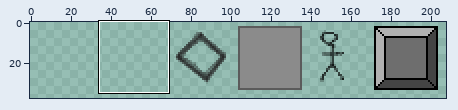
A sprite sheet gets an edit: core/assets/main.png. The first picture is a wide view before the edit; the outline marks the close-up.
Close-up. Old version:
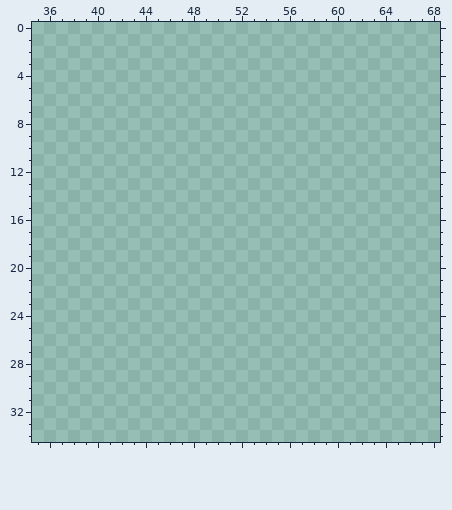
The file is 256x64 pixels. Pixels under 10% opacity are left out. Colours within 5 levels of each other are drawn and written as one. Shown: x 35..68, y 0..34. The old version is drawn lined up with the new one. The wide view leaves out empty margins. The commit also changed other parts of the picture, which this record leaves out.
Palette (. is transparent): 
After:
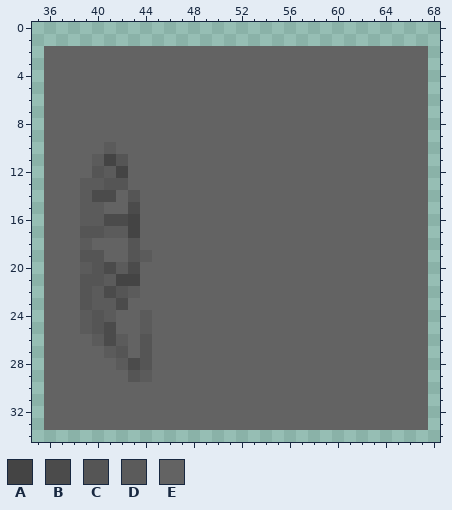
Colours new in this view: A #444444  B #4b4b4b  C #555555  D #5b5b5b  E #636363
The exact change:
whole drawing moved by +68,+0 (the old picture is shown already moved)
y 2..9: x 36..67 ................................ -> EEEEEEEEEEEEEEEEEEEEEEEEEEEEEEEE
y 10: x 36..67 ................................ -> EEEEEDEEEEEEEEEEEEEEEEEEEEEEEEEE
y 11: x 36..67 ................................ -> EEEEDACEEEEEEEEEEEEEEEEEEEEEEEEE
y 12: x 36..67 ................................ -> EEEECDAEEEEEEEEEEEEEEEEEEEEEEEEE
y 13: x 36..67 ................................ -> EEEDDCCEEEEEEEEEEEEEEEEEEEEEEEEE
y 14: x 36..67 ................................ -> EEEDBBECEEEEEEEEEEEEEEEEEEEEEEEE
y 15: x 36..67 ................................ -> EEEDDEEBEEEEEEEEEEEEEEEEEEEEEEEE
y 16: x 36..67 ................................ -> EEEDDBBAEEEEEEEEEEEEEEEEEEEEEEEE
y 17: x 36..67 ................................ -> EEECCDDAEEEEEEEEEEEEEEEEEEEEEEEE
y 18: x 36..67 ................................ -> EEEDEEECEEEEEEEEEEEEEEEEEEEEEEEE
y 19: x 36..67 ................................ -> EEECCEECDEEEEEEEEEEEEEEEEEEEEEEE
y 20: x 36..67 ................................ -> EEEDCBDBEEEEEEEEEEEEEEEEEEEEEEEE
y 21: x 36..67 ................................ -> EEECCDAAEEEEEEEEEEEEEEEEEEEEEEEE
y 22: x 36..67 ................................ -> EEECDBCDEEEEEEEEEEEEEEEEEEEEEEEE
y 23: x 36..67 ................................ -> EEECDDBEEEEEEEEEEEEEEEEEEEEEEEEE
y 24: x 36..67 ................................ -> EEEDCDEEDEEEEEEEEEEEEEEEEEEEEEEE
y 25: x 36..67 ................................ -> EEEDCBEEDEEEEEEEEEEEEEEEEEEEEEEE
y 26: x 36..67 ................................ -> EEEEDBDECEEEEEEEEEEEEEEEEEEEEEEE
y 27: x 36..67 ................................ -> EEEEEDCECEEEEEEEEEEEEEEEEEEEEEEE
y 28: x 36..67 ................................ -> EEEEEEDBCEEEEEEEEEEEEEEEEEEEEEEE
y 29: x 36..67 ................................ -> EEEEEEECDEEEEEEEEEEEEEEEEEEEEEEE
y 30..33: x 36..67 ................................ -> EEEEEEEEEEEEEEEEEEEEEEEEEEEEEEEE
Changed places in both close-ups, as pixel boxes (x1, y1, x2, y2):
added: (44, 46, 428, 430)
